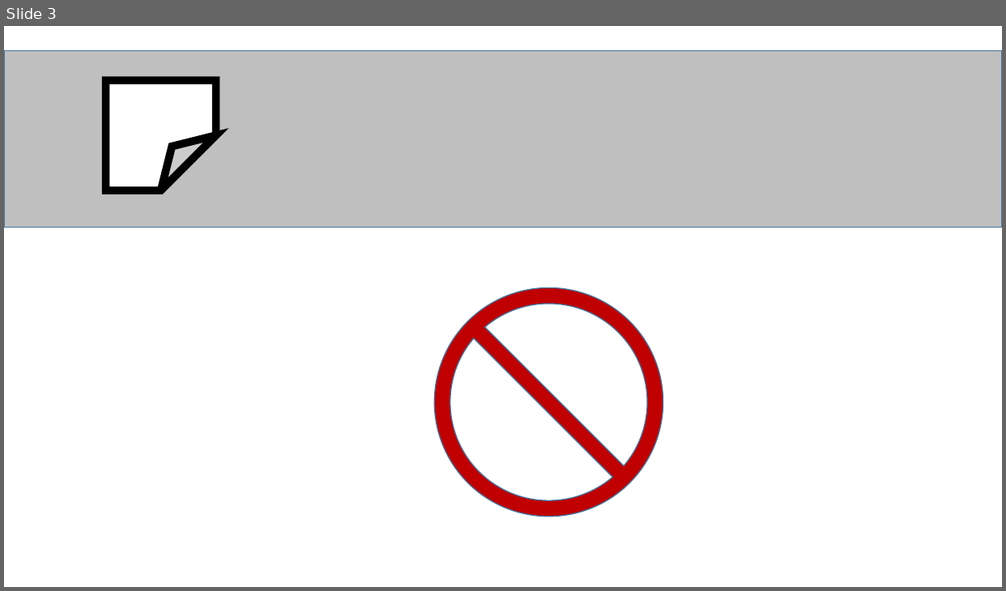
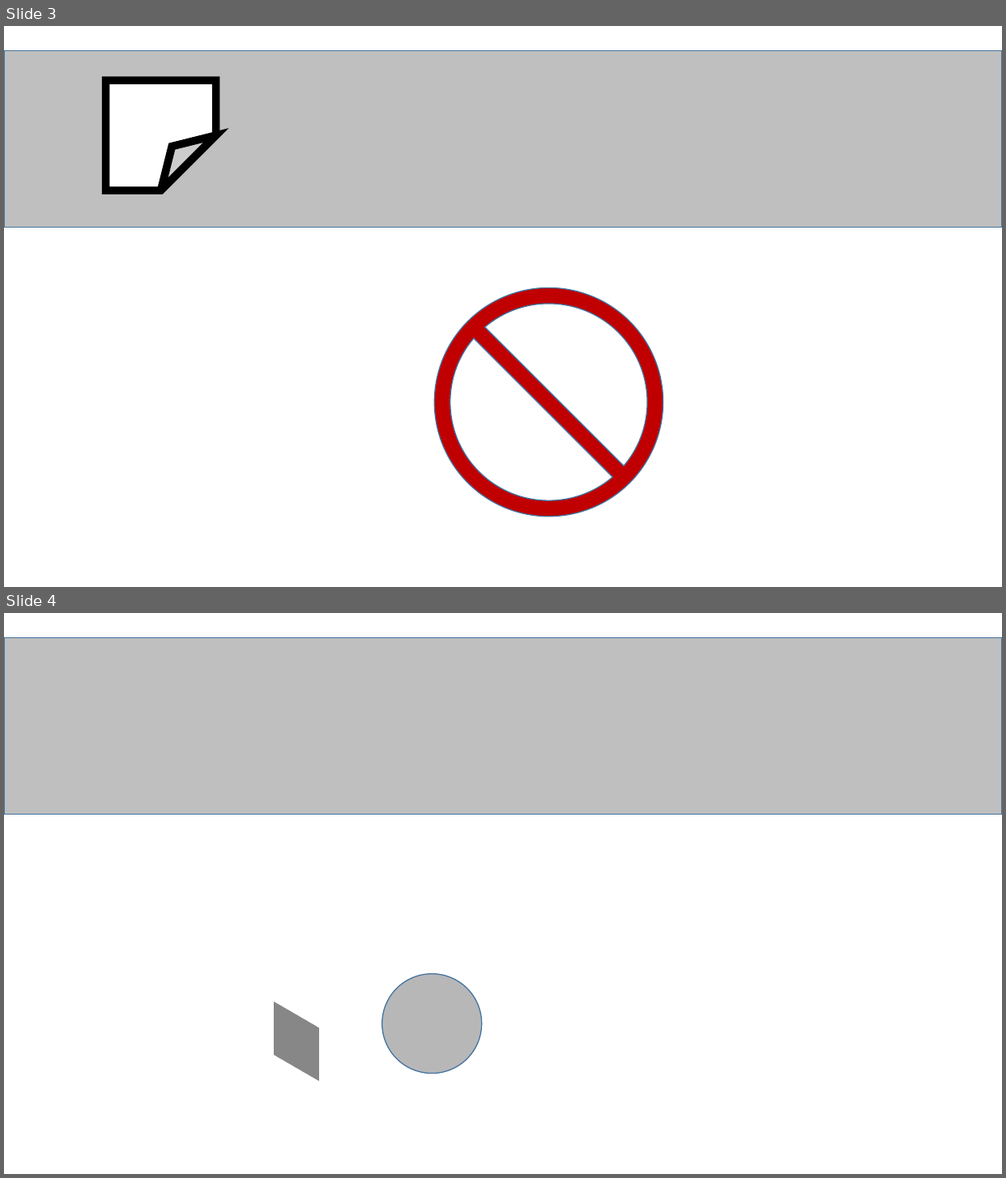
Before and after one commit to AThilenius/VoxelCraft, a slide deck: Docs/Gui.pptx. Shown one above the other, each under a label of ours: slide 3 before the commit, slides 3 and 4 after it. The pictures are 1006x591 and 1006x1178 pixels, drawn with LibreOffice and Linux fonts; fonts in the diff are those of the drawing. Boxes give left, top, right and bottom in pixels: in the first picture for what was removed or moved away, otherwise in the second. Text is boxed around its words. In the diff, an @@ line names an element or a change of style, - is before the commit and + after.

```diff
--- a/Docs/Gui.pptx
+++ b/Docs/Gui.pptx
@@ slide 4 added at bbox=[4, 613, 1002, 1174], background #FFFFFF @@
@@ rectangle added at bbox=[4, 637, 1002, 815], fill #BFBFBF, outline #43739E 1 pt @@
@@ ellipse added at bbox=[382, 973, 482, 1073], fill #B7B7B8, outline #43739E 1 pt @@
@@ rectangle added at bbox=[265, 1010, 328, 1073], fill #808080, outline #FFFFFF 1 pt @@
```
Also in this commit, not shown: 50 other files.
